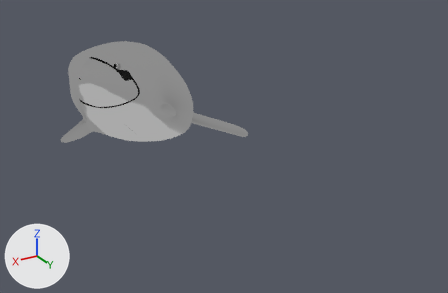
Renders of the Blender file Dolphin Game/Assets/Art Department/Dolphin/dolphin_rig.blend from each side of a commit.
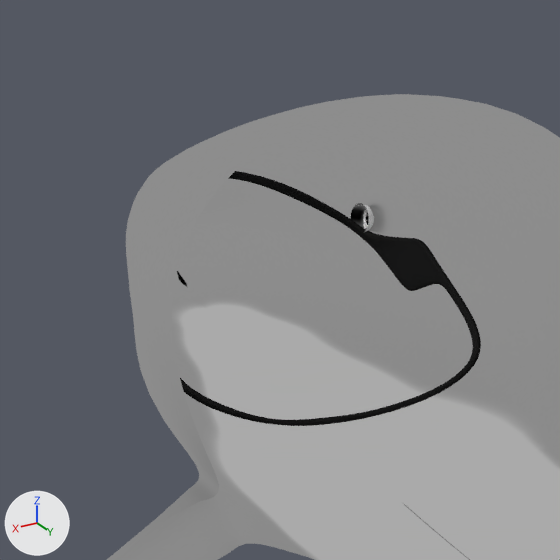
There are two pictures of each version: one whole from a 50 mm camera at (4.58, 10.07, 3.99) aimed at (-0.81, 1.09, -0.5), one close up on the part from 10% to 35% of the width and 8% to 46% of the height. Every picture has the same lights, and +X, +Y and +Z are marked at lower left. Everything nearer to the camera than a plane just in front of the edit is cut away.

The first close-up shows 'Delphin', 'Plane'.
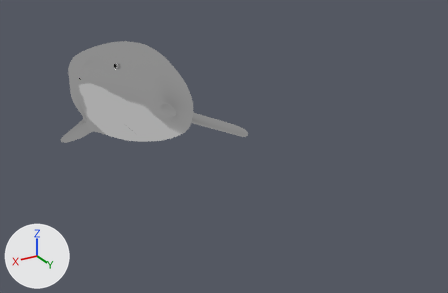
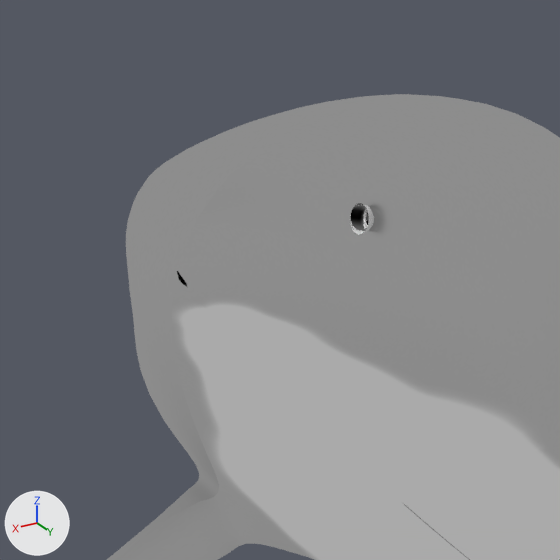
Changed parts and their boxes (x1, y1, x2, y2) in the close-ups (560 x 560 px):
'Plane', hidden (black): before (180, 171, 481, 426)

The edits, one by one:
me_plane has 60 vertices, 32 faces and spans x -0.36..0.87, y -0.46..0.45, z -1.42..0.09.
me_plane is used by ob_plane; location (0.703, -3.015, -0.0928); rotation (1.571, 0.0, 1.571), in degrees (90, 0, 90).
me_plane part 1: the whole mesh is moved by (-0.24, 0.04, 0.76).
Object 'Plane' (ob_plane) moves from (0.703, -3.015, -0.0928) to (-0.0573, -2.771, -0.129).
Object 'Plane' (ob_plane) is now hidden.
